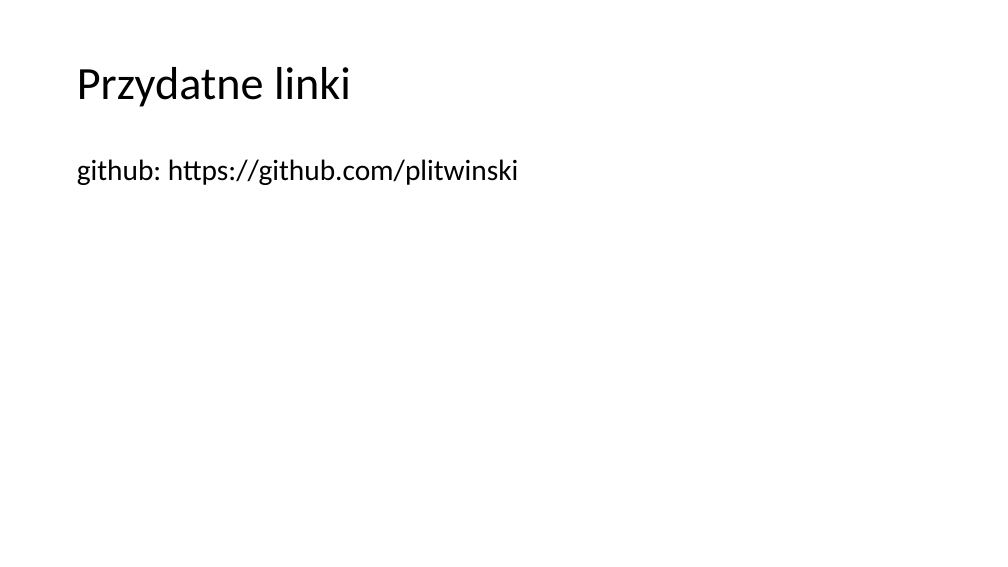
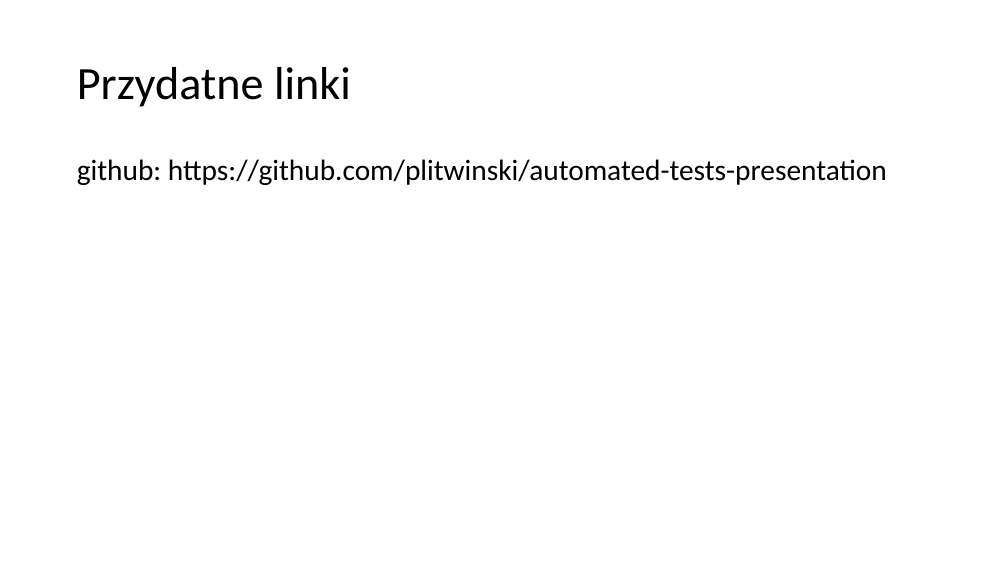
Before and after one commit to plitwinski/automated-tests-presentation, a slide deck: slide 22 of presentation/polish/Automatycznie testowalne aplikacje w srodowisku rozproszonym.pptx. Drawn at 1008x567 pixels with LibreOffice and Linux fonts; fonts in the diff are those of the drawing. Boxes give left, top, right and bottom in pixels: in the first picture for what was removed or moved away, otherwise in the second. Text is boxed around its words. In the diff, an @@ line names an element or a change of style, - is before the commit and + after.

Commit message:
Update links in presentation.

```diff
--- a/presentation/polish/Automatycznie testowalne aplikacje w srodowisku rozproszonym.pptx
+++ b/presentation/polish/Automatycznie testowalne aplikacje w srodowisku rozproszonym.pptx
@@ text at [77, 159, 887, 185]: text changed @@
-github: https://github.com/plitwinski
+github: https://github.com/plitwinski/automated-tests-presentation
```
